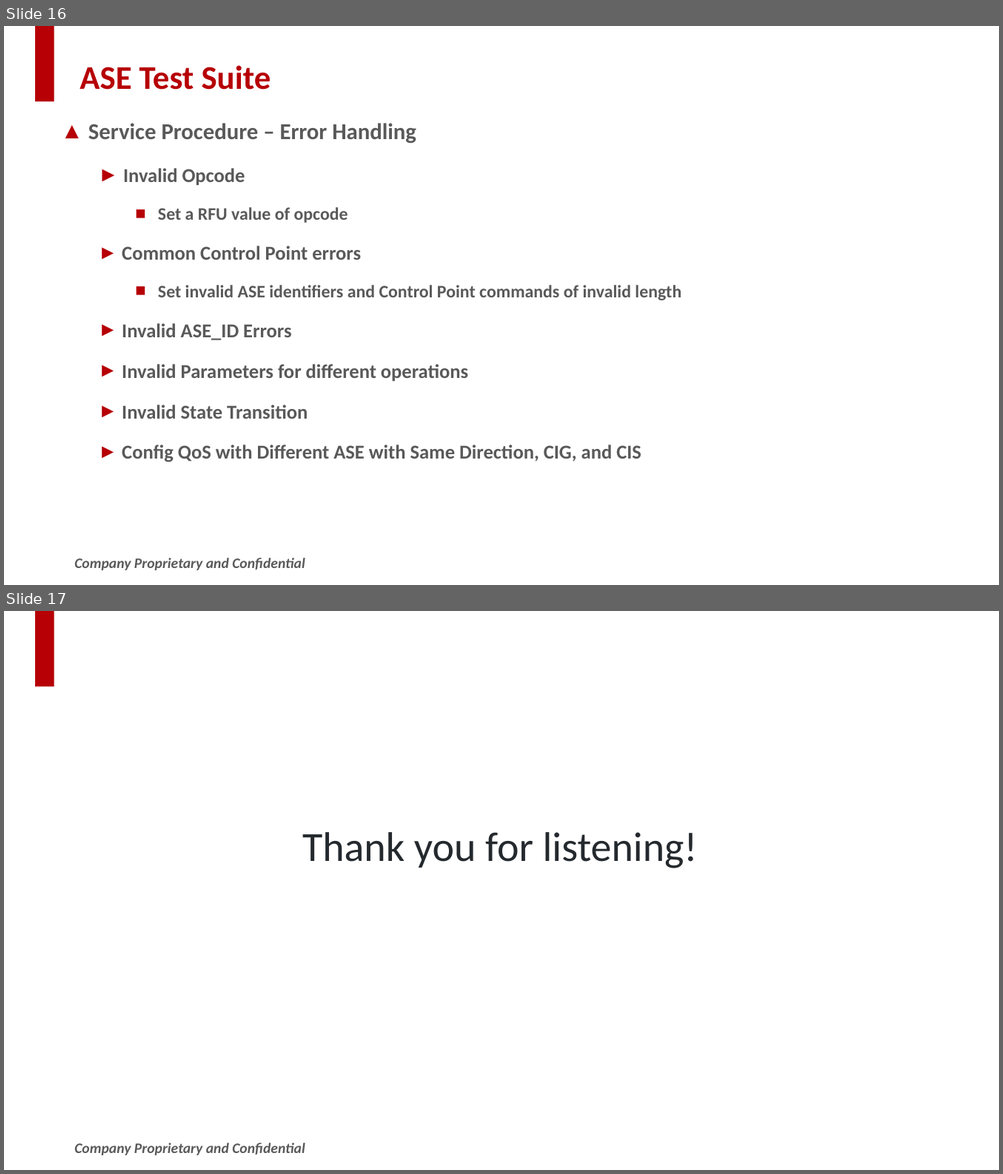
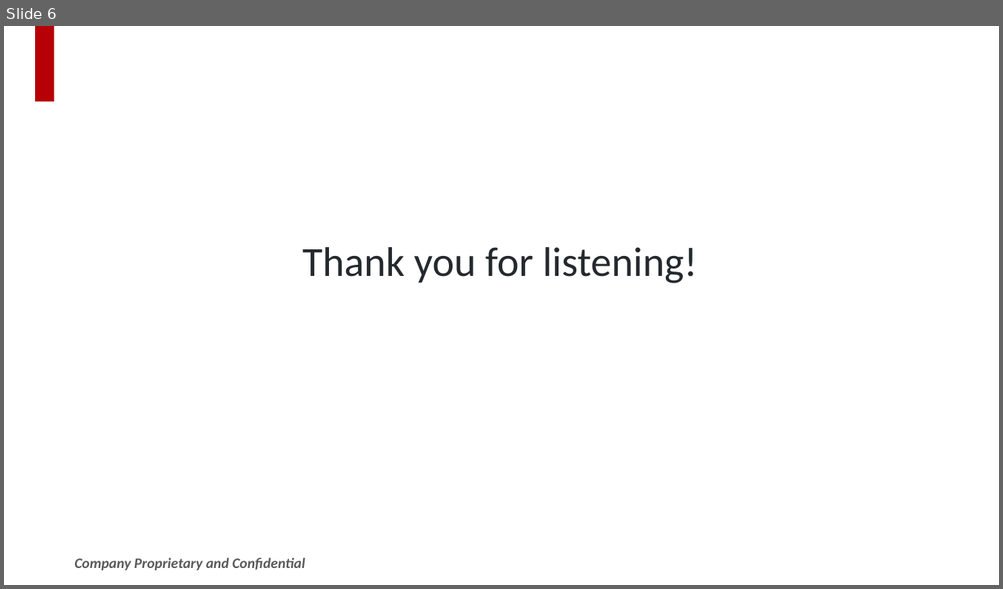
Before and after one commit to SWJTUjch/obsidian, a slide deck: Bluetooth/LE Audio/MICS/LE_Audio_MICS_MICP_sharing.pptx. Shown one above the other, each under a label of ours: slides 16 and 17 before the commit, slide 6 after it. The pictures are 1003x1174 and 1003x589 pixels, drawn with LibreOffice and Linux fonts; fonts in the diff are those of the drawing; background and template pictures are left out. Boxes give left, top, right and bottom in pixels: in the first picture for what was removed or moved away, otherwise in the second. Text is boxed around its words. In the diff, an @@ line names an element or a change of style, - is before the commit and + after.

```diff
--- a/Bluetooth/LE Audio/MICS/LE_Audio_MICS_MICP_sharing.pptx
+++ b/Bluetooth/LE Audio/MICS/LE_Audio_MICS_MICP_sharing.pptx
@@ slide 16 removed at (4,26,999,585), background #FFFFFF; not listed: 2 template elements that a slide beside it also shows @@
@@ title removed at (79,65,271,90) @@
-ASE Test Suite
@@ text removed at (88,123,681,463) @@
-▲ Service Procedure – Error Handling
-  ► Invalid Opcode
-    ■ Set a RFU value of opcode
-  ► Common Control Point errors
-    ■ Set invalid ASE identifiers and Control Point commands of invalid length
-  ► Invalid ASE_ID Errors
-  ► Invalid Parameters for different operations
-  ► Invalid State Transition
-  ► Config QoS with Different ASE with Same Direction, CIG, and CIS
@@ what was slide 17 is now slide 6 @@
```
Also in this commit, not shown: 2 slides changed, 2 slides added, 12 other slides removed.
